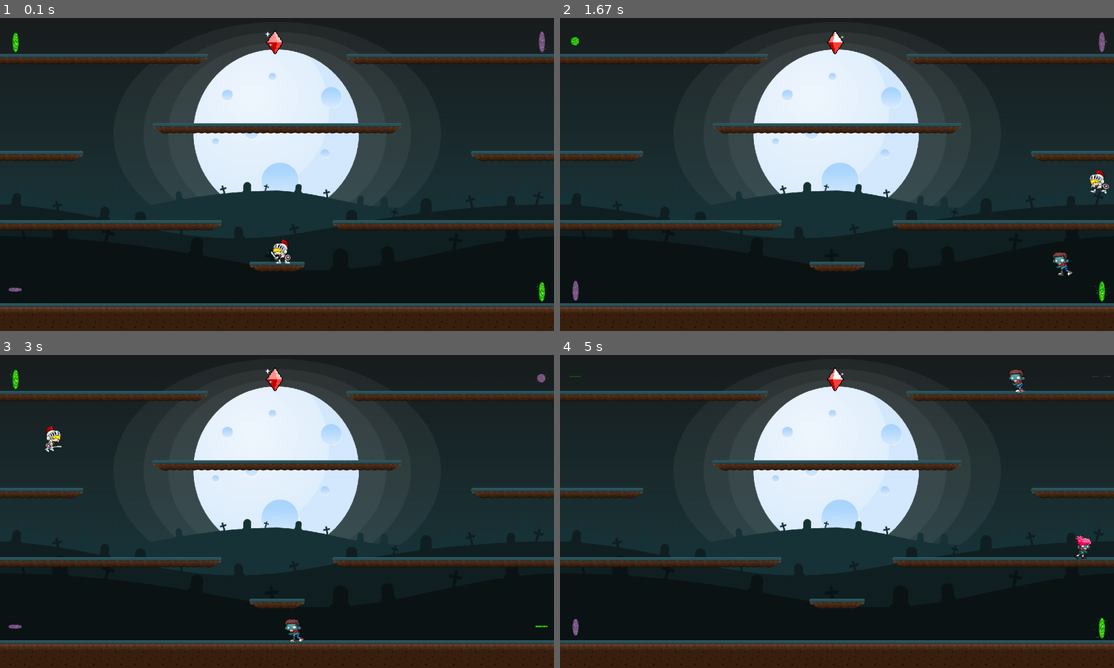
Above: before the commit, frames 1-4 (two rows, left to right).
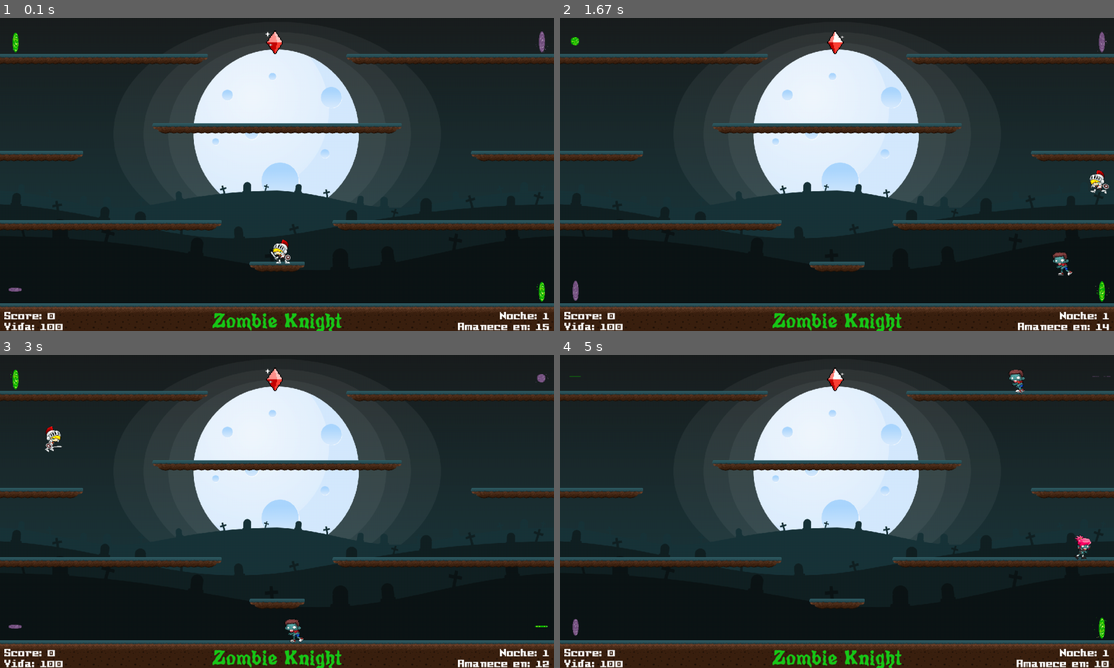
Above: after the commit, the same moments.

Repository: Delbelt/Juego-Python-Pygame-2D
Game: pygame game, started from zombie_knight.py
Two runs of this game, one before a commit and one after it. Both use one fixed random seed, a clock stepped at 60 frames per second and the inputs below.
Inputs:
- Up to frame 1 (0.1 s): no input
- Up to frame 2 (1.67 s): tap Enter at 0.33 s; hold Left 0.67-1.2 s; tap Space at 0.73, 1.03, 1.3, 1.6 s; tap X at 0.82 s; hold Left 1.23-1.63 s
- Up to frame 3 (3 s): hold Right 1.67-2.3 s; tap Space at 1.73, 2.03, 2.4, 2.7, 2.9 s; hold Left 2.33-2.8 s; tap X at 2.48 s; hold Right from 2.83 s (still down)
- Up to frame 4 (5 s): tap Space at 3.2, 3.73, 4.03, 4.23, 4.53, 4.8 s; release Right at 3.3 s; tap Enter at 3.33 s; hold Right 3.67-4.13 s; tap X at 3.82 s; hold Left 4.17-4.7 s; hold Left from 4.73 s (still down)

The runs differ from the first frame. In frame 1, 1.2% of the frame differs, in the area x 0-100%, y 93-100%; in frame 2, 1.2%; in frame 3, 1.2%; in frame 4, 1.3%.

Commit message:
Se agrego la clase Juego con la HUD en la pantalla del mismo

Diff:
--- a/zombie_knight.py
+++ b/zombie_knight.py
@@ -39,17 +39,246 @@
 
     #pass = declaracion NULL de la implementacion
 
-    def __init__(self): #INIT DEL JUEGO
-        pass
+    def __init__(self, jugador, grupo_enemigo, grupo_plataforma, grupo_portal, grupo_proyectil, grupo_ruby): #INIT DEL JUEGO
+
+        #VARIABLES CONSTANTES
+        self.TIEMPO_RONDA = 15 #Duracion de cada ronda
+        self.TIEMPO_SPAM_ENEMIGO = 5 #TIEMPO PARA SPAMEAR UN ENEMIGO
+
+        #VALORES DEL JUEGO:
+        self.score = 0 #PUNTUACION INICIAL
+        self.ronda_numero = 1 #INICIO DE RONDA
+        self.contador_fps = 0 #CONTEO DE FOTOGRAMAS
+        self.tiempo_ronda = self.TIEMPO_RONDA #Duracion de la ronda
+        self.tiempo_spam_enemigo = self.TIEMPO_SPAM_ENEMIGO #TIEMPO DE SPAM
+        self.modo_juego = False #TRUE = MODO ATURDIR - FALSE = MODO DAÑO
+
+        #MODO ATURDIR = CUANDO UN PROYECTIL COLISIONA CON EL ENEMIGO, LO ATURDE Y EL JUGADOR TIENE QUE "PISARLO" PARA ELIMINARLO
+        #MODO DAÑO = EL ENEMIGO RECIBE DAÑO POR PROYECTIL, TIENE UN LEVE RETROCESO POR DISPARO - EL ENEMIGO NO SE ATURDE, NI SE PISA.
+
+        #VALORES DE LAS FUENTE
+
+        self.titulo_fuente = pygame.font.Font("fonts/Poultrygeist.ttf", 48) #FUENTE DEL TITULO
+        self.HUD_fuente = pygame.font.Font("fonts/Pixel.ttf", 24) #FUENTE DE LA BARRA DE ESTADO
+
+        #SONIDOS:
+        self.perdida_ruby_sonido = pygame.mixer.Sound("sounds/lost_ruby.wav") #Choca con un enemigo
+        self.agarrar_ruby_sonido = pygame.mixer.Sound("sounds/ruby_pickup.wav") #Choca con nosotros
+        pygame.mixer.music.load("sounds/level_music.wav") #MUSICA DE FONDO
+
+        #GRUPOS Y SPRITES:
+        self.jugador = jugador
+        self.grupo_enemigo = grupo_enemigo
+        self.grupo_plataforma = grupo_plataforma
+        self.grupo_portal = grupo_portal
+        self.grupo_proyectil = grupo_proyectil
+        self.grupo_ruby = grupo_ruby
+
 
     def update(self): #ACTUALIZAR JUEGO
-        pass
+
+        self.contador_fps += 1 #CUENTA LOS FPS
+
+        if self.contador_fps % FPS == 0: #CONDICION PARA IR RESTANDO TIEMPO A LA RONDA
+
+            self.tiempo_ronda -= 1 #Decrece el tiempo
+            self.contador_fps = 0
+
+        #CHEQUEAR LAS COLISIONES DEL JUEGO
+        self.chequear_colisiones()
+
+        #CREA AL ENEMIGO SI CUMPLE EL TIEMPO DE CREACION:
+        self.add_enemigo()
+
+        #TERMINA LA RONDA SI SE CUMPLE EL TIEMPO:
+        self.chequear_ronda_terminada()
+
+        #VERIFICA SI EL JUEGO TERMINO:
+        self.chequear_juego_terminado()
+
 
     def dibujar(self): #HUD (Head-UP Display) = BARRA DE ESTADO
-        pass
+
+        #VALORES DE LOS COLORES:
+        WHITE = (255, 255, 255) #BLANCO
+        GREEN = (25, 200, 25) #VERDE
+
+        #TEXTOS DENTRO DEL JUEGO - HUD BARRAS DE ESTADO:
+
+        # topleft = ARRIBA A PARTIR DE LA IZQUIERDA
+        # topright = ARRIBA A PARTIR DE LA DERECHA
+        # center = CENTRO
+        # Render(Texto, Anti-Aliasing, Color)
+
+        score_texto = self.HUD_fuente.render("Score: " + str(self.score), True, WHITE) #DONDE MUESTRA EL PUNTAJE
+        score_rect = score_texto.get_rect() #OBTENGO LA POSICION DE LA RECTA
+        score_rect.topleft = (10, HEIGHT - 50) #POSICION DE LOS PUNTOS
+
+        vida_texto = self.HUD_fuente.render("Vida: " + str(self.jugador.vida), True, WHITE) #VIDA EN PANTALLA
+        vida_rect = vida_texto.get_rect() #OBTENGO LA POSICION DE LA RECTA
+        vida_rect.topleft = (10, HEIGHT - 25) #POSICION DE LA VIDA
+
+        titulo_texto = self.titulo_fuente.render("Zombie Knight", True, GREEN) #TITULO
+        titulo_rect = titulo_texto.get_rect() #OBTENGO LA POSICION DE LA RECTA
+        titulo_rect.center = (WIDTH // 2, HEIGHT - 25) #POSICION TITULO DEL GIU
+
+        ronda_texto = self.HUD_fuente.render("Noche: " + str(self.ronda_numero), True, WHITE) #NUMERO DE RONDA
+        ronda_rect = ronda_texto.get_rect() #OBTENGO LA POSICION DE LA RECTA
+        ronda_rect.topright = (WIDTH - 10, HEIGHT - 50) #RONDAS COMPLETADAS
+
+        tiempo_text = self.HUD_fuente.render("Amanece en: " + str(self.tiempo_ronda), True, WHITE) #TIEMPO RESTANTE PARA QUE TERMINE LA NOCHE
+        tiempo_rect = tiempo_text.get_rect() #OBTENGO LA POSICION DE LA RECTA
+        tiempo_rect.topright = (WIDTH - 10, HEIGHT - 25)
+
+        #DIBUJOS DEL HUD - HAY QUE AGREGARLOS PARA QUE APAREZCAN:
+
+        display.blit(score_texto, score_rect) #DIBUJO: PUNTAJE
+        display.blit(vida_texto, vida_rect) #DIBUJO: VIDA
+        display.blit(titulo_texto, titulo_rect) #DIBUJO: TITULO
+        display.blit(ronda_texto, ronda_rect) #DIBUJO: RONDAS
+        display.blit(tiempo_text, tiempo_rect) #DIBUJO: TIEMPO
+
+
+    def add_enemigo(self): #AGREGA LOS ZOMBIES AL JUEGO
+
+        #COMPROBAR EL TIEMPO:
+        if self.contador_fps % FPS == 0: #Si es igual, sabemos que paso 1 segundo
+
+            #Crear unicamente SI paso el tiempo de creacion:
+            if self.tiempo_ronda % self.tiempo_spam_enemigo == 0: #CREA SI SON DIVISIBLES
+
+                #TESTEAR - VELOCIDAD DE LOS ENEMIGOS
+                                                                            #VELOCIDAD MINIMA  - VELOCIDAD MAXIMA
+                enemigo = Enemigo(self.grupo_plataforma, self.grupo_portal, self.ronda_numero, 5 + self.ronda_numero)
+                self.grupo_enemigo.add(enemigo)
+
 
     def chequear_colisiones(self): #CHEQUEA LAS COLISIONES DENTRO DEL JUEGO
-        pass
+
+        #group-collide(Grupo 1, Grupo 2, Desaparece GRUPO 1?, Desaparece GRUPO 2?)
+        colision_dict = pygame.sprite.groupcollide(self.grupo_proyectil, self.grupo_enemigo, True, False) #Diccionario que guarda las colisiones
+
+        if colision_dict: #SI HAY COLISION:
+
+            for enemigos in colision_dict.values():
+                for enemigo in enemigos:
+
+                    #TESTEAR:
+
+                    # 1) SE PODRIA AGREGAR OTRO TIPO DE ATAQUE - MAS FUERTE - CON OTRA TECLA
+                    # 2) UNA POSIBILIDAD % DE ABATIR AL RIVAL EN EL MODO DAÑO
+                    # 3.1) SACAR MENOS DAÑO CADA RONDA
+                    # 3.2) ENEMIGO: SACAR EN CADA RONDA MAS DAÑO
+                    # 4) CUANDO MUERE UN ENEMIGO: AGREGAR UN PORCENTAJE PARA QUE SALGAN LOS POTENCIADORES Y CADA RONDA IR RESTANDOLA
+                    # 5) MODIFICAR LOS POTENCIADORES: A) UNO TE DA PUNTAJE (MAS POSIBILIDAD DE SALIR) B) UNO QUE DE VIDA (OTRA ANIMACION O COLOR) CON MENOS POSIBILIDAD DE SALIR (DENTRO DE LA POSIBILIDAD TOTAL)
+                    # 6) MODO ATURDIR: AGREGAR A LA ROTACION DE LADO: UN PORCENTAJE PARA QUE CAMBIE DE ORIENTACION Y NO EL 100% DE LOS DISPAROS
+                    # 7) MODO ATURDIR: EN BASE AL CASO DE USO: 6) DECRECER LA POSIBILIDAD DE CAMBIAR LA ORIENTACION AL DISPARARLE AL PASAR LAS RONDAS
+                    # 8) MODO ATURDIR: REUTILIZAR CASO DE USO: 2) PARA EL MODO ATURDIR, QUE NO ATURDA AL PRIMER DISPARO, QUE DISMINUYA LA POSIBILIDAD CADA RONDA
+                    # 9) PUNTAJE: QUE SEA DINAMICO EL PUNTAJE ENTRE UN RANGO DE PUNTOS Y NO ESTATICO
+                    # 10) ENEMIGOS Y LOS POTENCIADORES: ¿MODIFICAR EL EFECTO? ¿AGREGARLE ALGO MAS? ¿POTENCIAR AL ENEMIGO? ¿OTRO?
+
+                    #MODO JUEGO: #TRUE = MODO ATURDIR - FALSE = MODO DAÑO
+
+                    enemigo.sonido_daño.play()
+                    enemigo.esta_abatido = self.modo_juego #ENEMIGO TUMBADO #SIN ESTO EL ZOMBIE SIGUE EN PIE - AL ESTAR ASOCIADO AL MODO DE JUEGO SE CAMBIA "AUTOMATICO"
+                    enemigo.animacion_abatido = self.modo_juego #ANIMACION DE TUMBADO #SIN ESTO NO HAY ANIMACION - AL ESTAR ASOCIADO AL MODO DE JUEGO SE CAMBIA "AUTOMATICO"
+
+                    #RETROCEDE LOS ENEMIGOS DEPENDIENDO DONDE ESTE UBICADO EL JUGADOR:
+
+                    if self.jugador.velocidad.x < 0: #SI EL JUGADOR ESTA EN LA DERECHA:
+
+                        if not self.modo_juego: #CONDICION MODO DAÑO
+
+                            enemigo.posicion.x -= 20 #LO RETROCEDE PARA LA IZQUIERDA + CUANTO RETROCESO
+                            enemigo.rect.bottomleft = enemigo.posicion
+
+                            enemigo.vida -= 50 #CADA DISPARO LE SACA VIDA AL ENEMIGO - 3) SACAR MENOS DAÑO CADA RONDA
+
+                            if enemigo.vida <= 0: #SI SE QUEDA SIN VIDA:
+                                    enemigo.sonido_eliminado.play()
+                                    enemigo.kill() #ELIMINA AL ZOMBIE
+                                    self.score += 25 #SUMA PUNTAJE
+
+                                    #Crea un potenciador cuando matamos un enemigo
+                                    #5) Modificar la posibilidad de salida de los potenciadores
+
+
+                        if enemigo.direccion == 1 and self.modo_juego:  #SI EL ZOMBIE VA PARA LA DERECHA: - (PARA EVITAR QUE ROTE EN CADA GOLPE) - MODO ATURDIR
+
+                                enemigo.direccion = enemigo.direccion * -1 #CAMBIA LA ORIENTACION DE LA ANIMACION
+                                enemigo.velocidad = enemigo.velocidad * -1 #CAMBIA LA ORIENTACION DE MOVIMIENTO (SI IBA A LA DERECHA, VA A LA IZQUIERDA, ETC)
+
+                    else: #SI EL JUGADOR ESTA EN LA IZQUIERDA
+
+                            if not self.modo_juego: #CONDICION MODO DAÑO
+                                enemigo.posicion.x += 20 #LO RETROCEDE PARA LA IZQUIERDA
+                                enemigo.rect.bottomleft =  enemigo.posicion
+
+                                enemigo.vida -= 50 #CADA DISPARO LE SACA VIDA AL ENEMIGO - 3) SACAR MENOS DAÑO CADA RONDA
+
+                                if enemigo.vida <= 0: #SI SE QUEDA SIN VIDA:
+
+                                    enemigo.sonido_eliminado.play()
+                                    enemigo.kill() #ELIMINA AL ZOMBIE
+                                    self.score += 25 #SUMA PUNTAJE
+
+                                    #Crea un potenciador cuando matamos un enemigo
+                                    #5) Modificar la posibilidad de salida de los potenciadores
+
+
+                            if enemigo.direccion == -1 and self.modo_juego: #SI EL ZOMBIE VA PARA LA IZQUIERDA - PARA EVITAR QUE ROTE EN CADA GOLPE - MODO ATURDIR
+
+                                enemigo.direccion = enemigo.direccion * -1 #CAMBIA LA ORIENTACION DE LA ANIMACION
+                                enemigo.velocidad = enemigo.velocidad * -1 #CAMBIA LA ORIENTACION DE MOVIMIENTO (SI IBA A LA DERECHA, VA A LA IZQUIERDA, ETC)
+
+        #SI UN JUGADOR PISA EL ENEMIGO (MODO ABATIR) O CHOCO CON OTRO ENEMIGO:
+        lista_colision = pygame.sprite.spritecollide(self.jugador, self.grupo_enemigo, False)
+
+        if lista_colision: #RECORRE LA LISTA:
+            for enemigo in lista_colision:
+
+                if enemigo.esta_abatido == True: #Si el enemigo esta tumbado: - Por lo tanto, si el "MODO DAÑO" esta activado, esta se desactiva
+
+                    enemigo.sonido_eliminado.play() #Sonido de eliminar
+                    enemigo.kill() #Elimina el objeto
+                    self.score += 25 #Agrega N puntos por eliminarlo
+
+                    #Crea un potenciador cuando matamos un enemigo
+                    ruby = Ruby(self.grupo_plataforma, self.grupo_portal)
+                    self.grupo_ruby.add(ruby)
+
+                else: #SI EL ENEMIGO NOS TOCA:
+
+                    self.jugador.vida -= 20 #Nos resta N puntos de vida
+                    self.jugador.sonido_daño.play() #Sonido de daño
+
+                    #EVITAR QUE EL JUGADOR SIGA RECIBIENDO DAÑO CONTINUO:
+                    self.jugador.posicion.x -= 200 * enemigo.direccion #LO DESPLAZA AL JUGADOR A OTRA POSICION  - TESTEAR
+                    self.jugador.rect.bottomleft = self.jugador.posicion
+
+        #SI EL JUGADOR COLISIONA CON EL POTENCIADOR
+        if pygame.sprite.spritecollide(self.jugador, self.grupo_ruby, True): #True porque queremos que desaparezca cuando colisiona
+
+            self.agarrar_ruby_sonido.play() #Reproduce la musica cuando AGARRA el potenciador
+            self.score += 100 #La puntuacion que aumenta
+            self.jugador.vida += 10 #La vida que otorga al jugador
+
+            #Si la vida del potenciador supera la inicial: #SE PUEDE QUITAR O MODIFICAR EN EL FUTURO
+            if self.jugador.vida > self.jugador.VIDA_INICIAL:
+                self.jugador.vida = self.jugador.VIDA_INICIAL #Le asigna la vida limite establecida
+
+        #SI EL ENEMIGO COLISIONA CON EL POTENCIADOR
+        for enemigo in self.grupo_enemigo: #RECORRE TODOS LOS ENEMIGOS
+
+            if enemigo.esta_abatido == False: #El enemigo NO puede estar aturdido para agarrar el BUFF
+
+                if pygame.sprite.spritecollide(enemigo, self.grupo_ruby, True): #True porque queremos que desaparezca cuando colisiona
+
+                    self.perdida_ruby_sonido.play() #Reproduce la musica cuando ROMPEN el potenciador
+                    #AGREGA UN ENEMIGO AL JUEGO, SI LO AGARRAN ELLOS:
+                    enemigo = Enemigo(self.grupo_plataforma, self.grupo_portal, self.ronda_numero, 5 + self.ronda_numero)
+                    self.grupo_enemigo.add(enemigo)
+
 
     def add_enemigo(self):
         pass
@@ -1196,6 +1425,10 @@
 backgroud_rect.topleft = (0, 0) #POSICIONA DESDE ARRIBA-IZQUIERDA LA RECTA (Rect) DEL SPRITE
 
 #CREACION DEL JUEGO
+juego = Juego(jugador, grupo_enemigo, grupo_plataforma, grupo_portal, grupo_proyectil, grupo_ruby)
+juego.pausar_juego("Bienvenido", "Presiona 'Enter' para ingresar") #ESPERA EN LA INTERFACE DE PAUSA
+pygame.mixer.music.play(-1, 0.0) # -1 INFINITO, INICIO DE MUSICA
+pygame.mixer.music.set_volume(0.05) #VOLUMEN DESDE: 0.1 a 1.0 puede estirarse: 0.0001, 0.000009 etc
 
 #AGREGAR EN LOS EVENTOS TECLAS PARA BAJAR O SUBIR EL VOLUMEN
 
@@ -1259,6 +1492,8 @@
     grupo_ruby.draw(display)
 
     #ACTUALIZACION Y DIBUJO DEL JUEGO:
+    juego.update()
+    juego.dibujar()
 
     #Actualiza la pantalla y los frames:
     pygame.display.update() #Actualiza la pantalla
